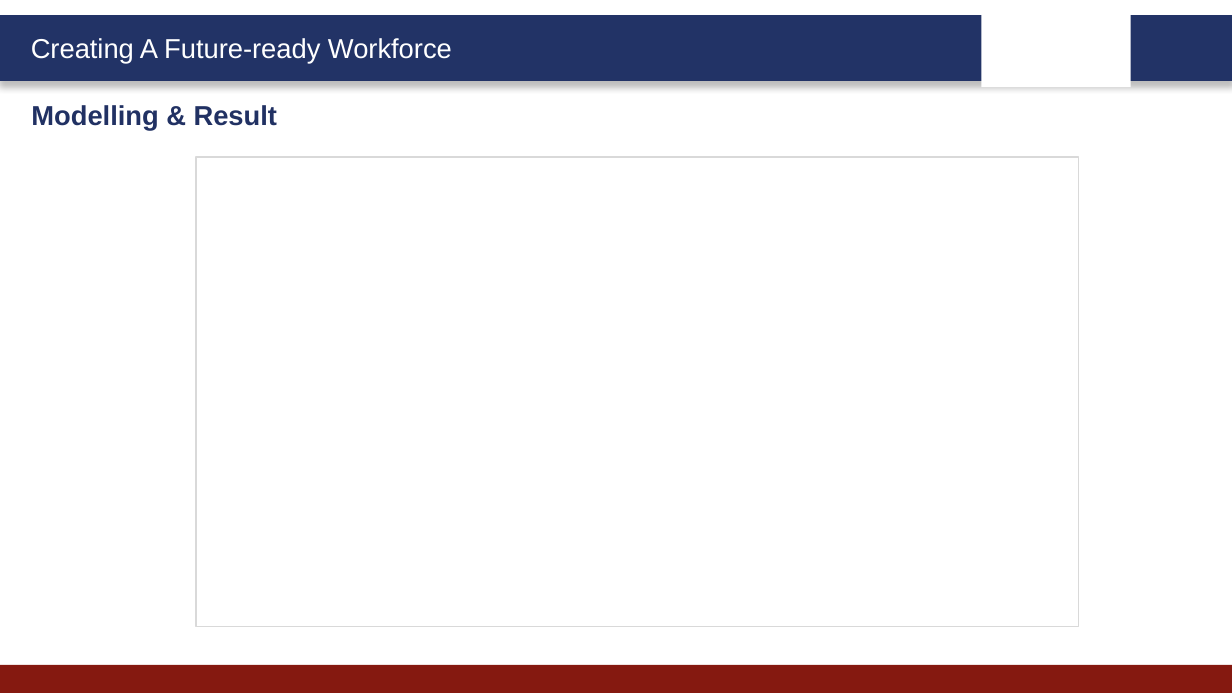
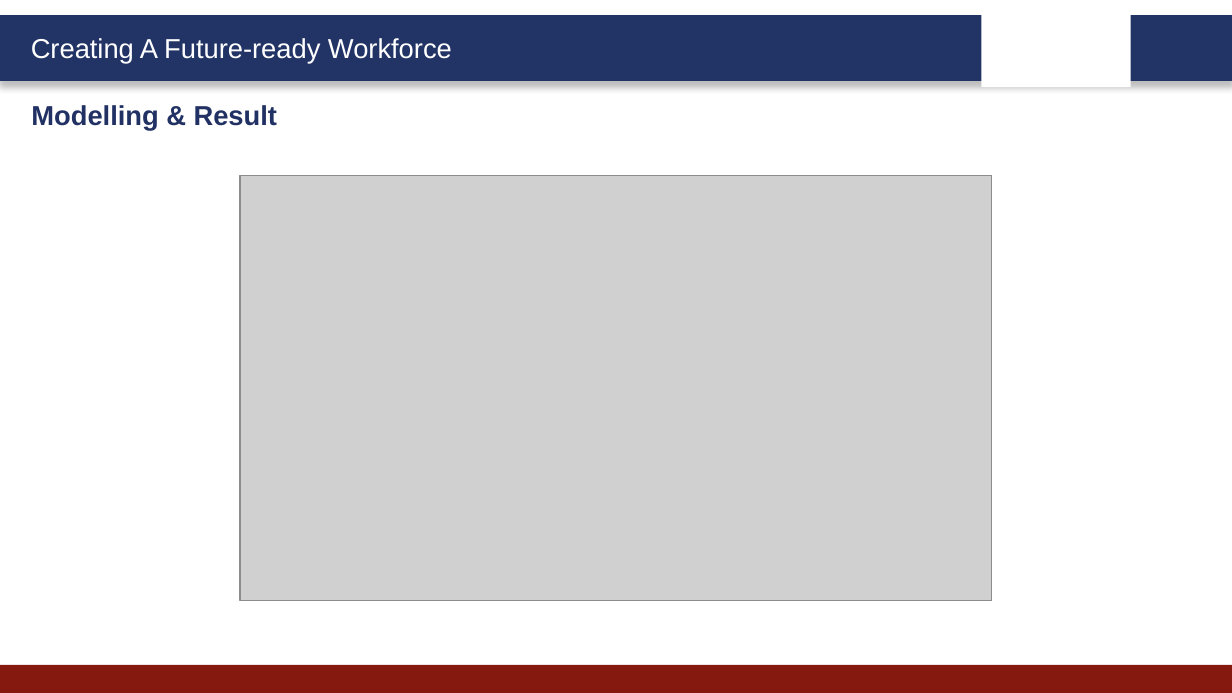
Before and after one commit to amalpk531/FINANCE-TRACKER, a slide deck: slide 10 of FINANCE TRACKER PROJECT DOCUMENTATION.pptx. Drawn at 1232x693 pixels with LibreOffice and Linux fonts; fonts in the diff are those of the drawing; grey boxes stand for pictures; background and template pictures are left out. Boxes give left, top, right and bottom in pixels: in the first picture for what was removed or moved away, otherwise in the second. Text is boxed around its words. In the diff, an @@ line names an element or a change of style, - is before the commit and + after.

```diff
--- a/FINANCE TRACKER PROJECT DOCUMENTATION.pptx
+++ b/FINANCE TRACKER PROJECT DOCUMENTATION.pptx
@@ rectangle removed at (196, 158, 1078, 627) @@
@@ picture added at (240, 175, 992, 600) @@
```
Also in this commit, not shown: 8 other slides changed.
